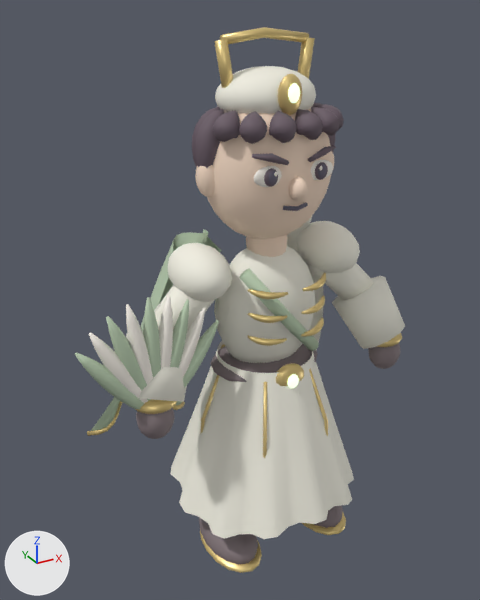
One commit to the glTF model samkok/web/models/60-e1.glb: the scene before it, then after it.
Rendered twice from a camera (50 mm lens) standing at (-1.88, -3.1, 3.26) and looking at (-0.08, 0.17, 1.63). The lights are fixed; the arrows at lower left show +X, +Y and +Z. The first picture is the older version.

Names of what the first picture shows: '60_T1_Garden Princess_Mesh'.
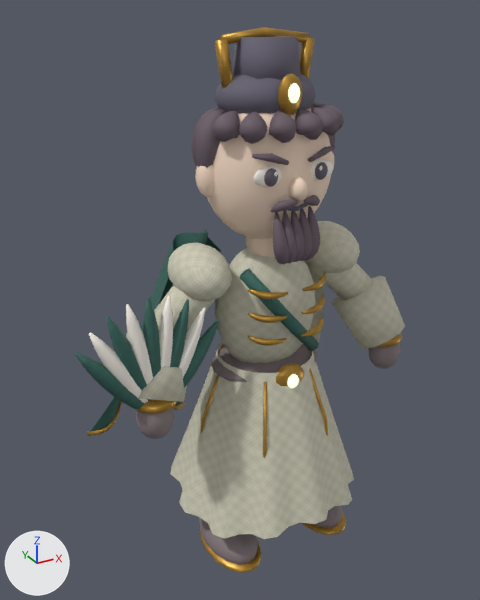
Patch to the scene script:
```diff
--- a/samkok/web/models/60-e1.glb.py
+++ b/samkok/web/models/60-e1.glb.py
@@ mat_antique_gold @@
 n0 = _N.new('ShaderNodeBsdfPrincipled'); n0.name = 'Principled BSDF'
-n0.inputs[0].default_value = (0.788, 0.604, 0.247, 1.0)  # 'Base Color', yellow #e6cc88
 n0.inputs[1].default_value = 0.58  # 'Metallic'
@@ mat_antique_gold @@
 n1 = _N.new('ShaderNodeOutputMaterial'); n1.name = 'Material Output'
+n2 = _N.new('ShaderNodeTexImage'); n2.name = 'Image Texture'
+n2.image = img_engraved_c99a3f
+n3 = _N.new('ShaderNodeNormalMap'); n3.name = 'Normal Map'
+n3.uv_map = 'UVMap'
+n3.inputs[0].default_value = 0.45  # 'Strength'
+n4 = _N.new('ShaderNodeTexImage'); n4.name = 'Image Texture.001'
+n4.image = img_surface_normal_false
 _L.new(n0.outputs[0], n1.inputs[0])  # 'BSDF' to 'Surface'
+_L.new(n2.outputs[0], n0.inputs[0])  # 'Color' to 'Base Color'
+_L.new(n3.outputs[0], n0.inputs[5])  # 'Normal' to 'Normal'
+_L.new(n4.outputs[0], n3.inputs[1])  # 'Color' to 'Color'
@@ mat_accent_386d63 @@
+mat_accent_386d63 = bpy.data.materials.new('Accent 386d63')
+# uses the picture img_surface_normal_true
+# uses the picture img_weave_386d63
@@ mat_silk_e2dfc8 @@
+mat_silk_e2dfc8 = bpy.data.materials.new('Silk e2dfc8')
+# uses the picture img_surface_normal_true
+# uses the picture img_weave_e2dfc8
@@ me_60_t1_garden_princess_mesh @@
-me_60_t1_garden_princess_mesh.from_pydata(...)  # 8816 vertices, 16176 faces; spans x -1.2..0.94, y -0.61..0.96, z 0.02..3.18
+me_60_t1_garden_princess_mesh.from_pydata(...)  # 9210 vertices, 16932 faces; spans x -1.2..0.94, y -0.61..0.96, z 0.02..3.18
+# me_60_t1_garden_princess_mesh part 1: the loose piece of 54 vertices spanning x 0.05..0.26, y -0.32..-0.23, z 1.83..1.89 is copied, and the copy is multiplied about its middle by the matrix ((-0.684, 0.109, 0.266), (-0.059, 0.984, -0.155), (-0.07, 0.088, -1.275)), then moved by (-0.23, -0.02, 0.48), in mat_hair_251b22 (dark grey #6a5c66); it spans x -0.15..-0.02, y -0.35..-0.27, z 2.3..2.38
+# me_60_t1_garden_princess_mesh part 2: the loose piece of 54 vertices spanning x -0.26..-0.05, y -0.32..-0.23, z 1.83..1.89 is copied, and the copy is multiplied about its middle by the matrix ((-0.684, -0.109, -0.266), (0.059, 0.984, -0.155), (0.07, 0.088, -1.275)), then moved by (0.23, -0.02, 0.48), in mat_hair_251b22 (dark grey #6a5c66); it spans x 0.02..0.15, y -0.35..-0.27, z 2.3..2.38
+# me_60_t1_garden_princess_mesh part 3: a new loose piece, an 8-sided cut cone along z (radius 0.2 at the low end, 0.16 at the high end) spanning x -0.2..0.2, y -0.16..0.24, z 2.86..3.13, in mat_ink (grey #635f70)
+# me_60_t1_garden_princess_mesh part 4: a new loose piece of 54 vertices spanning x -0.15..-0.05, y -0.35..-0.25, z 2.01..2.3, in mat_hair_251b22 (dark grey #6a5c66)
+# me_60_t1_garden_princess_mesh part 5: a new loose piece of 54 vertices spanning x -0.09..0.0, y -0.35..-0.25, z 2.01..2.3, in mat_hair_251b22 (dark grey #6a5c66)
+# me_60_t1_garden_princess_mesh part 6: a new loose piece of 54 vertices spanning x -0.04..0.04, y -0.35..-0.25, z 2.02..2.3, in mat_hair_251b22 (dark grey #6a5c66)
+# me_60_t1_garden_princess_mesh part 7: a new loose piece of 54 vertices spanning x 0.0..0.09, y -0.35..-0.25, z 2.01..2.3, in mat_hair_251b22 (dark grey #6a5c66)
+# me_60_t1_garden_princess_mesh part 8: a new loose piece of 54 vertices spanning x 0.05..0.15, y -0.35..-0.25, z 2.01..2.3, in mat_hair_251b22 (dark grey #6a5c66)
+# me_60_t1_garden_princess_mesh part 9: 320 faces spanning x -0.28..0.28, y -0.2..0.26, z 2.69..2.99 switch from mat_silk_e6e1c6 (white #f4f1e4) to mat_ink (grey #635f70)
+# me_60_t1_garden_princess_mesh part 10: 1818 faces spanning x -0.94..0.94, y -0.61..0.95, z 0.38..2.13 switch from mat_silk_e6e1c6 (white #f4f1e4) to mat_silk_e2dfc8
+# me_60_t1_garden_princess_mesh part 11: 1546 faces spanning x -1.2..0.42, y -0.34..0.95, z 0.44..2.13 switch from mat_accent_7d9d70 (pale green #baceb1) to mat_accent_386d63
 me_60_t1_garden_princess_mesh.materials.append(mat_antique_gold)
```

Location of each change, (x1, y1, x2, y2) in pixels of the pictures (480 x 600 px):
'60_T1_Garden Princess_Mesh', surface changed, reshaped (darker)
    both: (75, 27, 405, 573)
part 1 of me_60_t1_garden_princess_mesh, added
    after: (270, 199, 298, 212)
part 2 of me_60_t1_garden_princess_mesh, added
    after: (304, 195, 320, 206)
part 3 of me_60_t1_garden_princess_mesh, added
    after: (232, 36, 301, 80)
part 4 of me_60_t1_garden_princess_mesh, added
    after: (273, 212, 289, 265)
part 5 of me_60_t1_garden_princess_mesh, added
    after: (282, 210, 297, 264)
part 6 of me_60_t1_garden_princess_mesh, added
    after: (291, 211, 304, 262)
part 7 of me_60_t1_garden_princess_mesh, added
    after: (299, 208, 312, 261)
part 8 of me_60_t1_garden_princess_mesh, added
    after: (305, 206, 320, 260)
part 9 of me_60_t1_garden_princess_mesh, recoloured (white to grey)
    before: (215, 66, 316, 114)
    after: (215, 74, 316, 114)
part 10 of me_60_t1_garden_princess_mesh, recoloured
    both: (126, 221, 405, 539)
part 11 of me_60_t1_garden_princess_mesh, recoloured
    both: (75, 229, 319, 431)
